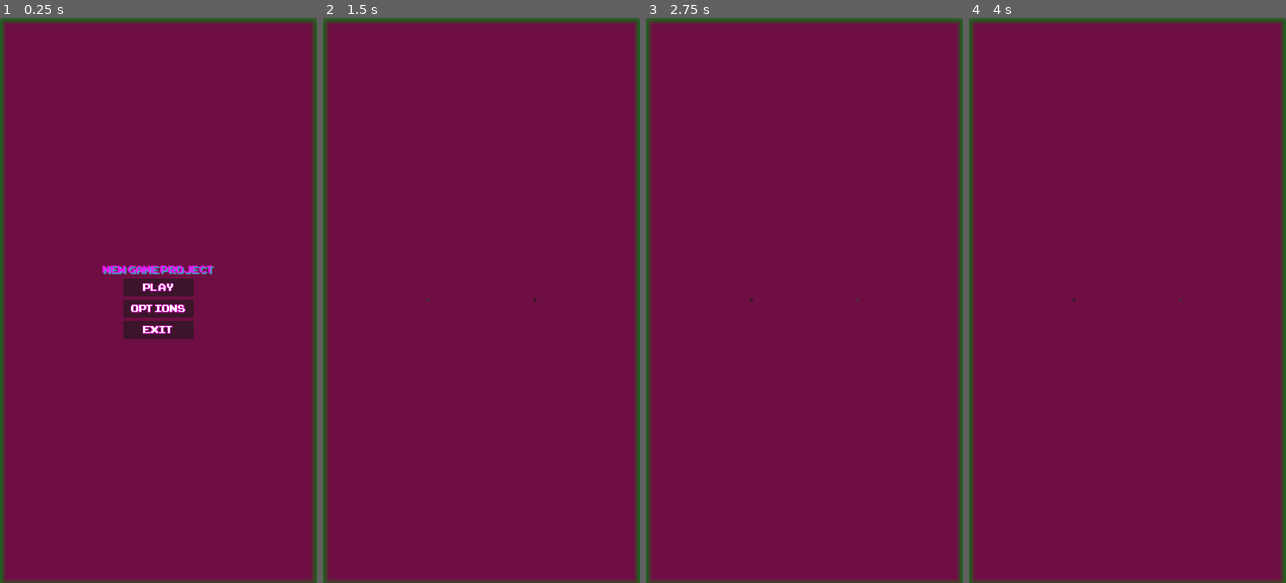
Above: before the commit, frames 1-4 (left to right).
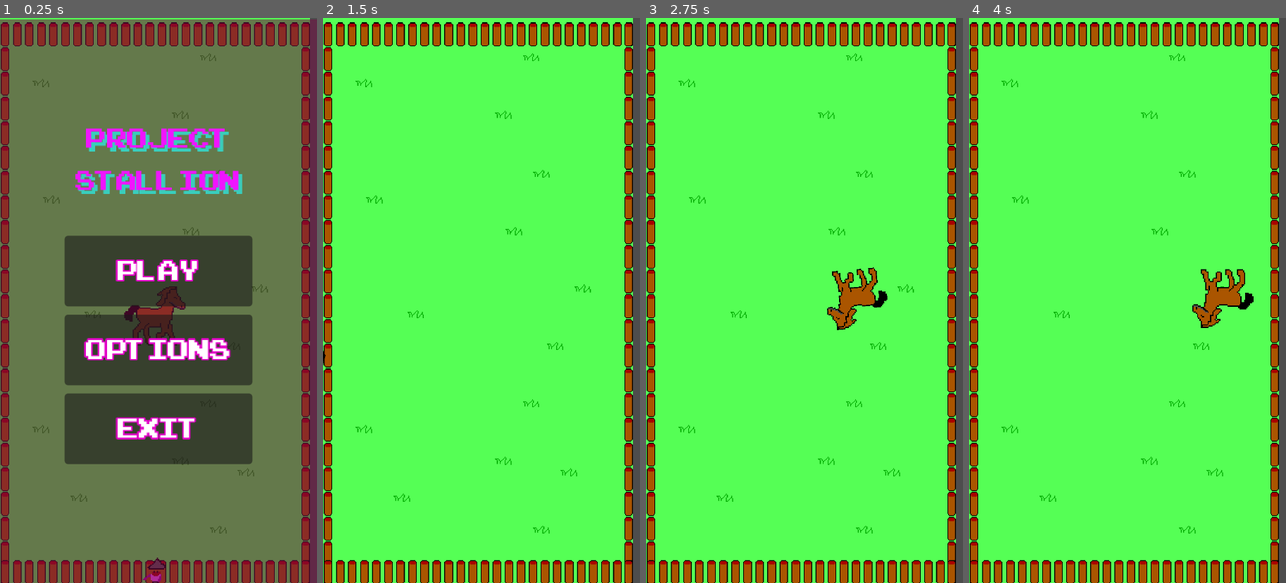
Above: after the commit, the same moments.

Repository: blauhschwert/ProjectStallion
Game: Godot game, scene res://scenes/game_2d.tscn
Same seed, same stepped clock (60 frames per second), same inputs: the game is played once before the commit and once after it.
Inputs (mouse positions are in pixels of both pictures, inside the frame that each line leads up to):
- Up to frame 1 (0.25 s): no input
- Up to frame 2 (1.5 s): click "Play" at 0.5 s; click (427, 300) at 1.27 s
- Up to frame 3 (2.75 s): click (858, 300) at 2.02 s
- Up to frame 4 (4 s): click (1073, 300) at 2.77 s; click (1181, 300) at 3.52 s

The runs differ from the first frame. In frame 1, 99% of the frame differs, in the area x 0-100%, y 0-100%; in frame 2, 100%; in frame 3, 100%; in frame 4, 100%.

Commit message:
So close to help others and a bigger construct

Diff:
--- a/project.godot
+++ b/project.godot
@@ -10,15 +10,34 @@
 
 [application]
 
-config/name="New Game Project"
+config/name="Project Stallion"
 run/main_scene="uid://c033uqfbmgvay"
 config/features=PackedStringArray("4.6", "GL Compatibility")
 config/icon="res://icon.svg"
 
 [display]
 
-window/size/viewport_width=720
-window/size/viewport_height=1280
+window/size/viewport_width=270
+window/size/viewport_height=480
+window/size/window_width_override=540
+window/size/window_height_override=960
+window/stretch/mode="canvas_items"
+window/handheld/orientation=1
+
+[input]
+
+dash={
+"deadzone": 0.2,
+"events": [Object(InputEventMouseButton,"resource_local_to_scene":false,"resource_name":"","device":-1,"window_id":0,"alt_pressed":false,"shift_pressed":false,"ctrl_pressed":false,"meta_pressed":false,"button_mask":1,"position":Vector2(216, 15),"global_position":Vector2(225, 63),"factor":1.0,"button_index":1,"canceled":false,"pressed":true,"double_click":true,"script":null)
+, Object(InputEventKey,"resource_local_to_scene":false,"resource_name":"","device":-1,"window_id":0,"alt_pressed":false,"shift_pressed":false,"ctrl_pressed":false,"meta_pressed":false,"pressed":false,"keycode":0,"physical_keycode":4194325,"key_label":0,"unicode":0,"location":0,"echo":false,"script":null)
+]
+}
+
+[layer_names]
+
+2d_physics/layer_1="Player"
+2d_physics/layer_2="Enemy"
+2d_physics/layer_3="Envire"
 
 [physics]
 
@@ -26,6 +45,5 @@
 
 [rendering]
 
+textures/canvas_textures/default_texture_filter=0
 rendering_device/driver.windows="d3d12"
-renderer/rendering_method="gl_compatibility"
-renderer/rendering_method.mobile="gl_compatibility"
--- /dev/null
+++ b/scenes/enemy/enemy.gd
@@ -0,0 +1,27 @@
+extends Area2D
+
+@export var speed: float = 150.0
+
+var direction : Vector2
+
+
+# Called when the node enters the scene tree for the first time.
+func _ready() -> void:
+	randomize()
+	direction = Vector2(
+		randf_range(-1.0, 1.0),
+		randf_range(-1.0, 1.0)
+	).normalized()
+
+
+# Called every frame. 'delta' is the elapsed time since the previous frame.
+func _process(delta: float) -> void:
+	global_position += direction * speed * delta
+
+
+
+func _on_body_entered(body: Node2D) -> void:
+	if body is Player and body.is_dashing:
+		queue_free()
+	elif body:
+		direction = -direction
--- /dev/null
+++ b/scenes/enemy/enemy.tscn
@@ -0,0 +1,20 @@
+[gd_scene format=3 uid="uid://5q0f3e7la7uf"]
+
+[ext_resource type="Texture2D" uid="uid://dait4o0t42qg2" path="res://assets/enemy/bandit.png" id="1_4a83h"]
+[ext_resource type="Script" uid="uid://bv0fv3mr7iyfg" path="res://scenes/enemy/enemy.gd" id="1_a3pup"]
+
+[sub_resource type="CapsuleShape2D" id="CapsuleShape2D_a3pup"]
+radius = 8.0
+
+[node name="Enemy" type="Area2D" unique_id=428570168]
+collision_layer = 2
+collision_mask = 5
+script = ExtResource("1_a3pup")
+
+[node name="Sprite2D" type="Sprite2D" parent="." unique_id=721970686]
+texture = ExtResource("1_4a83h")
+
+[node name="CollisionShape2D" type="CollisionShape2D" parent="." unique_id=1025592136]
+shape = SubResource("CapsuleShape2D_a3pup")
+
+[connection signal="body_entered" from="." to="." method="_on_body_entered"]
--- /dev/null
+++ b/scenes/enemy/spawner.gd
@@ -0,0 +1,30 @@
+class_name Spawner
+extends Node2D
+
+@export var obstacle: PackedScene
+@export var spawn_interval: float = 1.5
+
+
+# Called when the node enters the scene tree for the first time.
+func _ready() -> void:
+	spawn_loop()
+
+func spawn_loop():
+	while true:
+		spawn_obstacle()
+		await get_tree().create_timer(spawn_interval).timeout
+
+func spawn_obstacle():
+	var obstacle = obstacle.instantiate()
+	var screen_size = get_viewport_rect().size
+
+	obstacle.global_position = Vector2(
+		randf_range(0+30, screen_size.x-75),
+		randf_range(0+10, screen_size.y-50)
+	)
+
+	add_child(obstacle)
+
+# Called every frame. 'delta' is the elapsed time since the previous frame.
+func _process(delta: float) -> void:
+	pass
--- /dev/null
+++ b/scenes/enemy/spawner.tscn
@@ -0,0 +1,8 @@
+[gd_scene format=3 uid="uid://lnlrkjsoild5"]
+
+[ext_resource type="Script" uid="uid://ekf7macpd0uo" path="res://scenes/enemy/spawner.gd" id="1_ug7rb"]
+[ext_resource type="PackedScene" uid="uid://5q0f3e7la7uf" path="res://scenes/enemy/enemy.tscn" id="2_726qn"]
+
+[node name="Spawner" type="Node2D" unique_id=667688252]
+script = ExtResource("1_ug7rb")
+obstacle = ExtResource("2_726qn")
--- /dev/null
+++ b/scenes/game_2d.gd
@@ -0,0 +1,29 @@
+class_name Game2D
+extends Node2D
+
+enum GameState {TITLE, OPTIONS, GAME}
+
+var game_mode : GameState = GameState.TITLE
+
+@onready var player: Player = $Player
+
+# Called when the node enters the scene tree for the first time.
+func _ready() -> void:
+	player.set_physics_process(false)
+
+
+# Called every frame. 'delta' is the elapsed time since the previous frame.
+func _process(delta: float) -> void:
+	match game_mode:
+		GameState.TITLE:
+			pass
+		GameState.OPTIONS:
+			pass
+		GameState.GAME:
+			player.set_physics_process(true)
+		_:
+			pass
+
+
+func _on_main_menu_game_starded() -> void:
+	game_mode = GameState.GAME
--- a/scenes/game_2d.tscn
+++ b/scenes/game_2d.tscn
@@ -1,9 +1,25 @@
 [gd_scene format=3 uid="uid://c033uqfbmgvay"]
 
 [ext_resource type="PackedScene" uid="uid://bgv2e7ymykovv" path="res://scenes/ui/main_menu/main_menu.tscn" id="1_33kf4"]
+[ext_resource type="Script" uid="uid://dat1wuxfuv11x" path="res://scenes/game_2d.gd" id="1_icntc"]
+[ext_resource type="PackedScene" uid="uid://87qpvjbpfylk" path="res://scenes/world/world.tscn" id="3_icntc"]
+[ext_resource type="PackedScene" uid="uid://bs3bqc86qpy6v" path="res://scenes/player/player.tscn" id="4_2oatk"]
+[ext_resource type="PackedScene" uid="uid://lnlrkjsoild5" path="res://scenes/enemy/spawner.tscn" id="5_w2ohb"]
 
 [node name="Game2D" type="Node2D" unique_id=370199256]
+script = ExtResource("1_icntc")
 
 [node name="CanvasLayer" type="CanvasLayer" parent="." unique_id=308703447]
 
 [node name="MainMenu" parent="CanvasLayer" unique_id=655084936 instance=ExtResource("1_33kf4")]
+theme_behavoir = "retro"
+
+[node name="World" parent="." unique_id=738557545 instance=ExtResource("3_icntc")]
+
+[node name="Player" parent="." unique_id=1910660508 instance=ExtResource("4_2oatk")]
+position = Vector2(132, 252)
+
+[node name="Spawner" parent="." unique_id=667688252 instance=ExtResource("5_w2ohb")]
+position = Vector2(132, 252)
+
+[connection signal="game_starded" from="CanvasLayer/MainMenu" to="." method="_on_main_menu_game_starded"]
--- /dev/null
+++ b/scenes/player/player.gd
@@ -0,0 +1,64 @@
+class_name Player
+extends CharacterBody2D
+
+@export var move_speed: float = 200
+@export var dash_speed: float = 800
+@export var dash_duration: float = 0.2
+@export var dash_cooldown: float = 0.8
+
+var is_dashing: bool = false
+var dash_direction : Vector2 = Vector2.ZERO
+var can_dash : bool = true
+
+@onready var dash_cooldown_timer : Timer = $Dash
+@onready var gpu_particles_2d: GPUParticles2D = $GPUParticles2D
+
+
+func _ready() -> void:
+	dash_cooldown_timer.wait_time = dash_cooldown
+	dash_cooldown_timer.one_shot = true
+	dash_cooldown_timer.timeout.connect(_on_dash_cooldown_finished)
+
+
+func _physics_process(delta: float) -> void:
+	if not is_dashing:
+		handle_movement()
+	if velocity.length() > 0:
+		rotation = velocity.angle()
+
+
+	if Input.is_action_just_pressed("dash") and can_dash:
+		start_dash()
+
+	move_and_slide()
+
+
+func _on_dash_cooldown_finished() -> void:
+	can_dash = true
+
+func handle_movement():
+	var mouse_position = get_global_mouse_position()
+	var direction = (mouse_position - global_position).normalized()
+
+	velocity = direction * move_speed
+
+func start_dash():
+	var mouse_position = get_global_mouse_position()
+	is_dashing = true
+	can_dash = true
+	gpu_particles_2d.show()
+
+	dash_direction = (mouse_position - global_position).normalized()
+
+	rotation = dash_direction.angle()
+
+	if dash_direction == Vector2.ZERO:
+		dash_direction = Vector2.RIGHT
+
+	velocity = dash_direction.normalized() * dash_speed
+
+	await get_tree().create_timer(dash_duration).timeout
+
+	is_dashing = false
+	dash_cooldown_timer.start()
+	gpu_particles_2d.hide()
--- /dev/null
+++ b/scenes/player/player.tscn
@@ -0,0 +1,71 @@
+[gd_scene format=3 uid="uid://bs3bqc86qpy6v"]
+
+[ext_resource type="Texture2D" uid="uid://lxmla0apvnkv" path="res://assets/horse/horse.png" id="1_8afob"]
+[ext_resource type="Script" uid="uid://c0okuc4n4gwdx" path="res://scenes/player/player.gd" id="1_dovo2"]
+
+[sub_resource type="CapsuleShape2D" id="CapsuleShape2D_dovo2"]
+radius = 24.0
+height = 48.0
+
+[sub_resource type="Gradient" id="Gradient_gmlin"]
+offsets = PackedFloat32Array(0.0021645022, 1)
+colors = PackedColorArray(0.4, 0.75686276, 0.9098039, 0.60784316, 1, 1, 1, 0.80784315)
+
+[sub_resource type="GradientTexture2D" id="GradientTexture2D_lvxji"]
+gradient = SubResource("Gradient_gmlin")
+width = 1
+height = 8
+fill_to = Vector2(0, 1)
+
+[sub_resource type="Gradient" id="Gradient_dovo2"]
+offsets = PackedFloat32Array(0, 0.45901638, 1)
+colors = PackedColorArray(0.62, 0.62, 0.62, 0.7607843, 1, 1, 1, 1, 1, 1, 1, 0)
+
+[sub_resource type="GradientTexture1D" id="GradientTexture1D_p47bc"]
+gradient = SubResource("Gradient_dovo2")
+
+[sub_resource type="Curve" id="Curve_lvxji"]
+_limits = [-200.0, 200.0, 0.0, 1.0]
+_data = [Vector2(0, 1), 0.0, 0.0, 0, 0, Vector2(0.13063064, 102.30571), 0.0, 0.0, 0, 0, Vector2(0.3, 0), 0.0, 0.0, 0, 0, Vector2(0.41441444, -86.421844), 0.0, 0.0, 0, 0, Vector2(0.5225225, 100.08539), 0.0, 0.0, 0, 0, Vector2(0.6, -80), 0.0, 0.0, 0, 0, Vector2(0.7, 80), 0.0, 0.0, 0, 0, Vector2(0.8, -80), 0.0, 0.0, 0, 0, Vector2(0.90000004, 80), 0.0, 0.0, 0, 0, Vector2(0.9481982, 0.7335611), 0.0, 0.0, 0, 0, Vector2(1, -80), 0.0, 0.0, 0, 0]
+point_count = 11
+metadata/_snap_enabled = true
+
+[sub_resource type="CurveTexture" id="CurveTexture_75vfm"]
+curve = SubResource("Curve_lvxji")
+
+[sub_resource type="ParticleProcessMaterial" id="ParticleProcessMaterial_0owmy"]
+particle_flag_disable_z = true
+emission_shape = 3
+emission_box_extents = Vector3(200, 200, 0)
+gravity = Vector3(100, 20, 0)
+tangential_accel_min = -2.2351742e-06
+tangential_accel_max = 5.9999976
+tangential_accel_curve = SubResource("CurveTexture_75vfm")
+damping_max = 100.00001
+scale_min = 1.5
+scale_max = 1.8
+color_ramp = SubResource("GradientTexture1D_p47bc")
+
+[node name="Player" type="CharacterBody2D" unique_id=1910660508]
+script = ExtResource("1_dovo2")
+
+[node name="Sprite2D" type="Sprite2D" parent="." unique_id=638519327]
+texture = ExtResource("1_8afob")
+hframes = 3
+
+[node name="CollisionShape2D" type="CollisionShape2D" parent="." unique_id=908532380]
+position = Vector2(0, 8)
+shape = SubResource("CapsuleShape2D_dovo2")
+
+[node name="Dash" type="Timer" parent="." unique_id=76711649]
+wait_time = 1.5
+
+[node name="GPUParticles2D" type="GPUParticles2D" parent="." unique_id=2126502274]
+visible = false
+amount = 12
+texture = SubResource("GradientTexture2D_lvxji")
+lifetime = 5.0
+preprocess = 2.0
+randomness = 1.0
+trail_enabled = true
+process_material = SubResource("ParticleProcessMaterial_0owmy")
--- a/scenes/ui/main_menu/level_selector/level_selector.tscn
+++ b/scenes/ui/main_menu/level_selector/level_selector.tscn
@@ -24,16 +24,3 @@
 layout_mode = 2
 size_flags_horizontal = 4
 size_flags_vertical = 6
-
-[node name="LevelMoon" type="Button" parent="VBoxContainer/BoxContainer" unique_id=1295101907]
-layout_mode = 2
-size_flags_horizontal = 6
-size_flags_vertical = 4
-
-[node name="LevelHelloween" type="Button" parent="VBoxContainer/BoxContainer" unique_id=475212288]
-layout_mode = 2
-size_flags_horizontal = 6
-size_flags_vertical = 4
-
-[connection signal="pressed" from="VBoxContainer/BoxContainer/LevelMoon" to="." method="_on_level_moon_pressed"]
-[connection signal="pressed" from="VBoxContainer/BoxContainer/LevelHelloween" to="." method="_on_level_helloween_pressed"]
--- a/scenes/ui/main_menu/main_menu.gd
+++ b/scenes/ui/main_menu/main_menu.gd
@@ -1,5 +1,7 @@
 class_name MainMenu
 extends Control
+
+signal game_starded
 
 @export_category("Main Menu Theme")
 @export_enum("base","modern","retro") var theme_behavoir : String
@@ -30,7 +32,8 @@
 
 func _on_game_started():
 	$TitleScreenMain.hide()
-	$LevelSelector.show()
+	background.hide()
+	game_starded.emit()
 
 
 func _on_options_button_pressed():
--- a/scenes/ui/main_menu/main_menu.tscn
+++ b/scenes/ui/main_menu/main_menu.tscn
@@ -20,7 +20,7 @@
 background_color = Color(0.87058824, 0.08627451, 0.5176471, 0.9607843)
 
 [node name="BackGround" type="Panel" parent="." unique_id=1320181737]
-modulate = Color(0.51, 0.51, 0.51, 0.99215686)
+modulate = Color(0.50980395, 0.50980395, 0.50980395, 0.57254905)
 layout_mode = 1
 anchors_preset = 15
 anchor_right = 1.0
--- a/scenes/ui/main_menu/options/options.tscn
+++ b/scenes/ui/main_menu/options/options.tscn
@@ -39,14 +39,14 @@
 
 [node name="Options" type="Control" unique_id=1763493380]
 layout_mode = 3
-anchor_left = 0.162
-anchor_top = 0.1
-anchor_right = 0.90000004
-anchor_bottom = 0.90000004
-offset_left = -103.68
-offset_top = -32.0
-offset_right = 64.0
-offset_bottom = 32.0
+anchor_left = 0.2
+anchor_top = 0.3
+anchor_right = 0.94400007
+anchor_bottom = 0.712
+offset_left = -144.0
+offset_top = -72.0
+offset_right = 40.319946
+offset_bottom = 64.640015
 grow_horizontal = 2
 grow_vertical = 2
 script = ExtResource("1_cixid")
@@ -59,9 +59,10 @@
 anchor_top = 0.1
 anchor_right = 0.90000004
 anchor_bottom = 0.906
-offset_left = 20.0
-offset_right = -16.0
-offset_bottom = 0.07998657
+offset_left = 83.48
+offset_top = -41.440002
+offset_right = -16.679962
+offset_bottom = -54.96643
 grow_horizontal = 2
 grow_vertical = 2
 theme_override_styles/panel = ExtResource("2_je832")
@@ -73,16 +74,17 @@
 anchor_top = 0.5
 anchor_right = 0.5
 anchor_bottom = 0.5
-offset_left = -206.0
-offset_top = -120.0
-offset_right = 206.0
-offset_bottom = 120.0
+offset_left = -70.599976
+offset_top = -175.20001
+offset_right = 199.40002
+offset_bottom = 136.79999
 grow_horizontal = 2
 grow_vertical = 2
 theme_override_constants/separation = 6
 
 [node name="Top" type="HBoxContainer" parent="OptionLayout" unique_id=1057117402]
 layout_mode = 2
+size_flags_vertical = 0
 
 [node name="VSeparator" type="VSeparator" parent="OptionLayout/Top" unique_id=1875538851]
 layout_mode = 2
@@ -106,9 +108,14 @@
 theme_override_styles/hover = SubResource("StyleBoxFlat_e8t4i")
 text = "<-"
 
+[node name="VSeparator2" type="VSeparator" parent="OptionLayout/Top" unique_id=69177813]
+layout_mode = 2
+theme_override_constants/separation = 32
+theme_override_styles/separator = SubResource("StyleBoxEmpty_qohwh")
+
 [node name="Label" type="Label" parent="OptionLayout/Top" unique_id=686462342]
 layout_mode = 2
-size_flags_horizontal = 6
+size_flags_horizontal = 2
 theme_override_fonts/font = ExtResource("1_16ned")
 theme_override_font_sizes/font_size = 24
 text = "Options"
@@ -116,12 +123,14 @@
 vertical_alignment = 1
 
 [node name="HSeparator" type="HSeparator" parent="OptionLayout" unique_id=1603658897]
+custom_minimum_size = Vector2(0, 30)
 layout_mode = 2
 theme_override_styles/separator = SubResource("StyleBoxEmpty_cixid")
 
 [node name="HSplitContainer" type="HSplitContainer" parent="OptionLayout" unique_id=680112433]
-custom_minimum_size = Vector2(240, 120)
-layout_mode = 2
+custom_minimum_size = Vector2(180, 120)
+layout_mode = 2
+size_flags_vertical = 0
 mouse_filter = 2
 dragging_enabled = false
 dragger_visibility = 1
@@ -132,12 +141,13 @@
 theme_override_constants/separation = 24
 
 [node name="Volume" type="Panel" parent="OptionLayout/HSplitContainer/OptionName" unique_id=490668100]
-custom_minimum_size = Vector2(80, 30)
+custom_minimum_size = Vector2(60, 35)
 layout_mode = 2
 size_flags_horizontal = 4
 theme_override_styles/panel = ExtResource("4_qohwh")
 
 [node name="Label" type="Label" parent="OptionLayout/HSplitContainer/OptionName/Volume" unique_id=179173355]
+custom_minimum_size = Vector2(30, 30)
 layout_mode = 1
 anchors_preset = 8
 anchor_left = 0.5
@@ -157,12 +167,13 @@
 vertical_alignment = 1
 
 [node name="Fullscreen" type="Panel" parent="OptionLayout/HSplitContainer/OptionName" unique_id=1043582155]
-custom_minimum_size = Vector2(100, 30)
+custom_minimum_size = Vector2(60, 35)
 layout_mode = 2
 size_flags_horizontal = 4
 theme_override_styles/panel = ExtResource("4_qohwh")
 
 [node name="Label" type="Label" parent="OptionLayout/HSplitContainer/OptionName/Fullscreen" unique_id=1771298677]
+custom_minimum_size = Vector2(30, 30)
 layout_mode = 1
 anchors_preset = 8
 anchor_left = 0.5
@@ -177,17 +188,19 @@
 grow_vertical = 2
 theme_override_fonts/font = ExtResource("1_16ned")
 theme_override_font_sizes/font_size = 16
-text = "FullScreen"
+text = "Full
+Screen"
 horizontal_alignment = 1
 vertical_alignment = 1
 
 [node name="ScreenResulion" type="Panel" parent="OptionLayout/HSplitContainer/OptionName" unique_id=1576847183]
-custom_minimum_size = Vector2(100, 45)
+custom_minimum_size = Vector2(60, 35)
 layout_mode = 2
 size_flags_horizontal = 4
 theme_override_styles/panel = ExtResource("4_qohwh")
 
 [node name="Label" type="Label" parent="OptionLayout/HSplitContainer/OptionName/ScreenResulion" unique_id=1159399840]
+custom_minimum_size = Vector2(30, 30)
 layout_mode = 1
 anchors_preset = 8
 anchor_left = 0.5
@@ -208,9 +221,9 @@
 vertical_alignment = 1
 
 [node name="OptionControl" type="VBoxContainer" parent="OptionLayout/HSplitContainer" unique_id=1488702396]
-custom_minimum_size = Vector2(240, 90)
-layout_mode = 2
-size_flags_horizontal = 10
+custom_minimum_size = Vector2(80, 180)
+layout_mode = 2
+size_flags_horizontal = 2
 theme_override_constants/separation = 8
 
 [node name="AudioControl" type="HSlider" parent="OptionLayout/HSplitContainer/OptionControl" unique_id=461767414]
--- a/scenes/ui/main_menu/title_screen/title_screen_main.tscn
+++ b/scenes/ui/main_menu/title_screen/title_screen_main.tscn
@@ -19,15 +19,16 @@
 anchor_top = 0.5
 anchor_right = 0.5
 anchor_bottom = 0.5
-offset_left = -80.0
-offset_top = -87.0
-offset_right = 80.0
-offset_bottom = 87.0
+offset_left = -65.5
+offset_top = -159.0
+offset_right = 65.5
+offset_bottom = 159.0
 grow_horizontal = 2
 grow_vertical = 2
 
 [node name="TitleScreen" type="Label" parent="TitleBox" unique_id=456840498]
 unique_name_in_owner = true
+custom_minimum_size = Vector2(0, 80)
 layout_mode = 2
 theme_override_colors/font_color = Color(0.9411765, 0.078431375, 1, 1)
 theme_override_colors/font_shadow_color = Color(0.1254902, 1, 1, 0.62352943)
@@ -37,9 +38,12 @@
 theme_override_font_sizes/font_size = 32
 horizontal_alignment = 1
 vertical_alignment = 1
+autowrap_mode = 2
+clip_text = true
 
 [node name="Buttuns" type="VBoxContainer" parent="TitleBox" unique_id=2008864922]
 z_index = 1
+custom_minimum_size = Vector2(80, 0)
 layout_mode = 2
 size_flags_horizontal = 4
 size_flags_vertical = 3
@@ -47,10 +51,10 @@
 alignment = 1
 
 [node name="StartButton" type="Button" parent="TitleBox/Buttuns" unique_id=460236829]
-custom_minimum_size = Vector2(160, 30)
+custom_minimum_size = Vector2(160, 60)
 layout_mode = 2
 size_flags_horizontal = 5
-size_flags_vertical = 7
+size_flags_vertical = 0
 theme_override_colors/font_color = Color(1, 1, 1, 1)
 theme_override_colors/font_hover_color = Color(0.33, 0.15510002, 0.15510002, 1)
 theme_override_colors/font_hover_pressed_color = Color(0.07, 0.0329, 0.0329, 1)
@@ -61,10 +65,10 @@
 text = "Play"
 
 [node name="OptionsButton" type="Button" parent="TitleBox/Buttuns" unique_id=819067264]
-custom_minimum_size = Vector2(160, 30)
+custom_minimum_size = Vector2(160, 60)
 layout_mode = 2
 size_flags_horizontal = 5
-size_flags_vertical = 7
+size_flags_vertical = 0
 theme_override_colors/font_color = Color(1, 1, 1, 1)
 theme_override_colors/font_hover_color = Color(0.33, 0.15510002, 0.15510002, 1)
 theme_override_colors/font_hover_pressed_color = Color(0.07, 0.0329, 0.0329, 1)
@@ -75,10 +79,10 @@
 text = "Options"
 
 [node name="ExitButton" type="Button" parent="TitleBox/Buttuns" unique_id=74323773]
-custom_minimum_size = Vector2(160, 30)
+custom_minimum_size = Vector2(160, 60)
 layout_mode = 2
 size_flags_horizontal = 5
-size_flags_vertical = 7
+size_flags_vertical = 0
 theme_override_colors/font_color = Color(1, 1, 1, 1)
 theme_override_colors/font_hover_color = Color(0.33, 0.15510002, 0.15510002, 1)
 theme_override_colors/font_hover_pressed_color = Color(0.07, 0.0329, 0.0329, 1)
--- /dev/null
+++ b/scenes/world/world.gd
@@ -0,0 +1,12 @@
+class_name World
+extends Node2D
+
+
+# Called when the node enters the scene tree for the first time.
+func _ready() -> void:
+	pass # Replace with function body.
+
+
+# Called every frame. 'delta' is the elapsed time since the previous frame.
+func _process(delta: float) -> void:
+	pass
--- /dev/null
+++ b/scenes/world/world.tscn
@@ -0,0 +1,39 @@
+[gd_scene format=3 uid="uid://87qpvjbpfylk"]
+
+[ext_resource type="Texture2D" uid="uid://6bkw67wahblw" path="res://assets/tiles/fence.png" id="1_dphjl"]
+[ext_resource type="Script" uid="uid://bxnfqhhtbk6sh" path="res://scenes/world/world.gd" id="1_sl2e5"]
+
+[sub_resource type="RectangleShape2D" id="RectangleShape2D_dphjl"]
+size = Vector2(264, 20)
+
+[sub_resource type="RectangleShape2D" id="RectangleShape2D_sl2e5"]
+size = Vector2(8, 452)
+
+[node name="World" type="Node2D" unique_id=738557545]
+script = ExtResource("1_sl2e5")
+
+[node name="Sprite2D" type="Sprite2D" parent="." unique_id=379420982]
+texture_filter = 1
+scale = Vector2(0.73333335, 0.75000006)
+texture = ExtResource("1_dphjl")
+centered = false
+
+[node name="StaticBody2D" type="StaticBody2D" parent="." unique_id=431402638]
+collision_layer = 4
+collision_mask = 3
+
+[node name="CollisionShape2D" type="CollisionShape2D" parent="StaticBody2D" unique_id=1966722153]
+position = Vector2(132, 14)
+shape = SubResource("RectangleShape2D_dphjl")
+
+[node name="CollisionShape2D4" type="CollisionShape2D" parent="StaticBody2D" unique_id=511934987]
+position = Vector2(132, 471)
+shape = SubResource("RectangleShape2D_dphjl")
+
+[node name="CollisionShape2D2" type="CollisionShape2D" parent="StaticBody2D" unique_id=655152710]
+position = Vector2(4, 252)
+shape = SubResource("RectangleShape2D_sl2e5")
+
+[node name="CollisionShape2D3" type="CollisionShape2D" parent="StaticBody2D" unique_id=1526390929]
+position = Vector2(260, 250)
+shape = SubResource("RectangleShape2D_sl2e5")
Not shown, added: assets/enemy/bandit.png.import
Not shown, added: assets/horse/horse.png.import
Not shown, added: assets/tiles/fence.png.import
Not shown, added: scenes/enemy/enemy.gd.uid
Not shown, added: scenes/enemy/spawner.gd.uid
Not shown, added: scenes/game_2d.gd.uid
Not shown, added: scenes/player/player.gd.uid
Not shown, added: scenes/world/world.gd.uid
